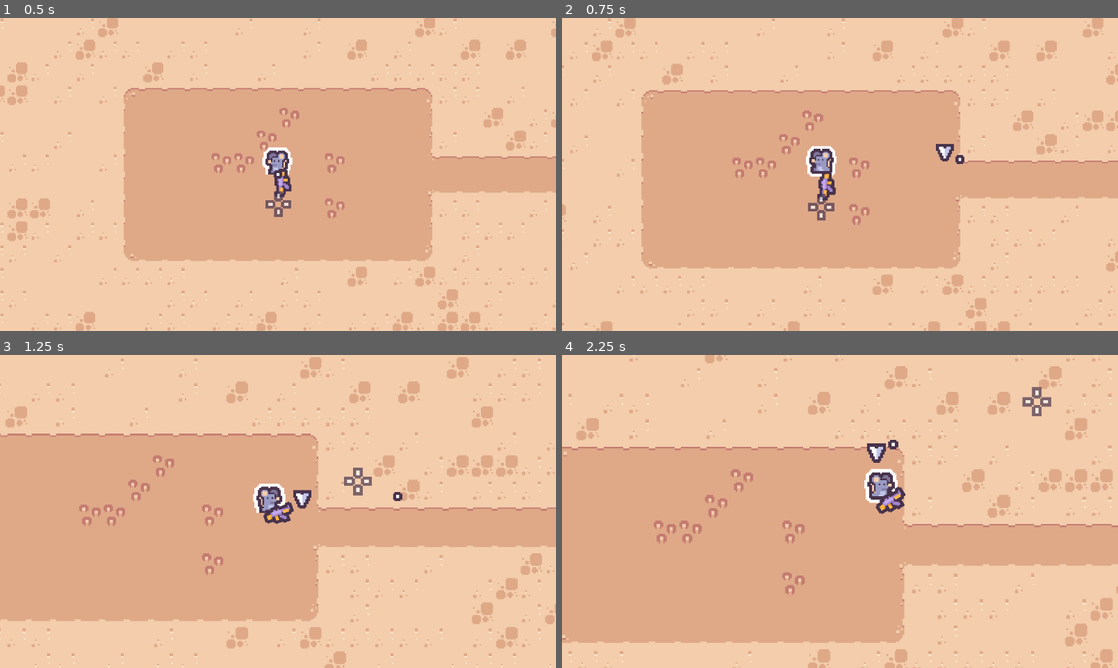
Above: before the commit, frames 1-4 (two rows, left to right).
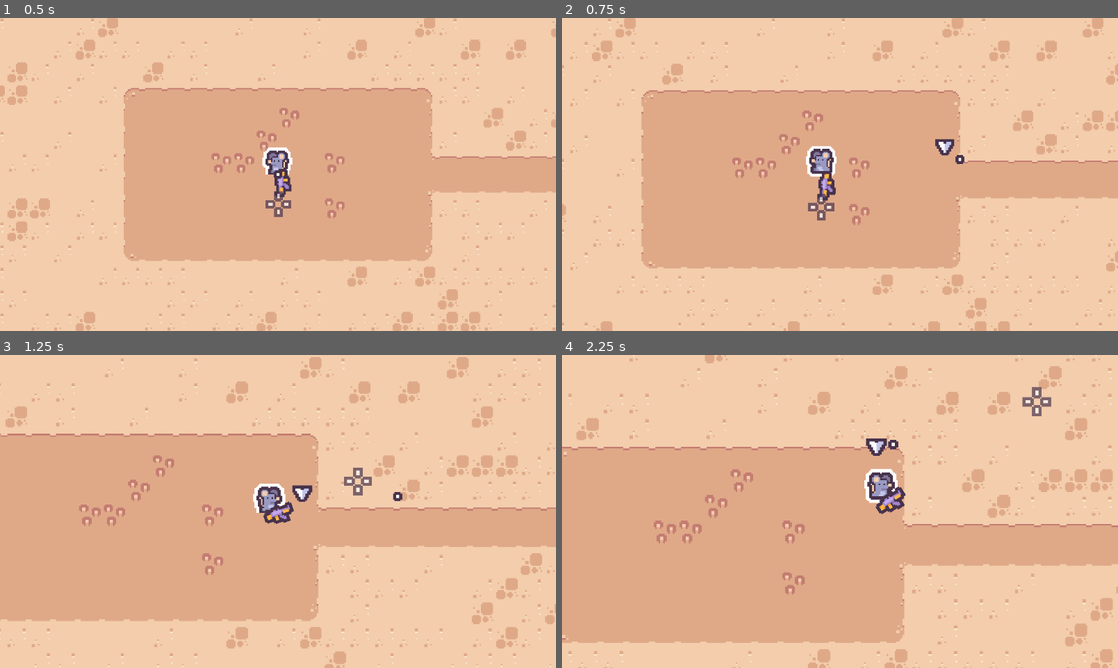
Above: after the commit, the same moments.

Repository: johnreybacal/desert-impasse
Game: Godot game, scene res://scenes/game.tscn
Same seed, same stepped clock (60 frames per second), same inputs: the game is played once before the commit and once after it.
Inputs (mouse positions are in pixels of both pictures, inside the frame that each line leads up to):
- Up to frame 1 (0.5 s): no input
- Up to frame 2 (0.75 s): move the mouse to (962, 158) at 0.52 s; right-click (962, 158) at 0.6 s
- Up to frame 3 (1.25 s): no input
- Up to frame 4 (2.25 s): move the mouse to (728, 527) at 1.27 s; click (728, 527) at 1.35 s; move the mouse to (895, 442) at 2.02 s; right-click (895, 442) at 2.1 s

Frame 1 is identical in both runs. In frame 2, 0.2% of the frame differs, in the area x 67-71%, y 38-46%; in frame 3, 0.2%; in frame 4, 0.2%, in the area x 54-59%, y 26-35%.

Commit message:
animate navigation marker

Diff:
--- /dev/null
+++ b/scenes/navigation_marker.tscn
@@ -0,0 +1,60 @@
+[gd_scene load_steps=5 format=3 uid="uid://bcvef2esvhe2b"]
+
+[ext_resource type="Texture2D" uid="uid://dn0goncfmkp1d" path="res://assets/sprites/interface.png" id="1_gb62o"]
+
+[sub_resource type="Animation" id="Animation_ux3yp"]
+resource_name = "idle"
+length = 0.5
+loop_mode = 1
+tracks/0/type = "value"
+tracks/0/imported = false
+tracks/0/enabled = true
+tracks/0/path = NodePath(".:position")
+tracks/0/interp = 1
+tracks/0/loop_wrap = true
+tracks/0/keys = {
+"times": PackedFloat32Array(0, 0.3, 0.5),
+"transitions": PackedFloat32Array(1, 6.7271767, 16),
+"update": 0,
+"values": [Vector2(0, 0), Vector2(0, -5), Vector2(0, 0)]
+}
+
+[sub_resource type="Animation" id="Animation_vk7ji"]
+length = 0.001
+tracks/0/type = "value"
+tracks/0/imported = false
+tracks/0/enabled = true
+tracks/0/path = NodePath(".:position")
+tracks/0/interp = 1
+tracks/0/loop_wrap = true
+tracks/0/keys = {
+"times": PackedFloat32Array(0),
+"transitions": PackedFloat32Array(1),
+"update": 0,
+"values": [Vector2(0, 0)]
+}
+
+[sub_resource type="AnimationLibrary" id="AnimationLibrary_3p0ml"]
+_data = {
+&"RESET": SubResource("Animation_vk7ji"),
+&"idle": SubResource("Animation_ux3yp")
+}
+
+[node name="NavigationMarker" type="Node2D"]
+
+[node name="Sprite2D" type="Sprite2D" parent="."]
+z_index = 1
+scale = Vector2(1.0945933, 0.9054068)
+texture = ExtResource("1_gb62o")
+offset = Vector2(0, -6)
+flip_v = true
+hframes = 18
+vframes = 11
+frame = 75
+
+[node name="AnimationPlayer" type="AnimationPlayer" parent="."]
+root_node = NodePath("../Sprite2D")
+libraries = {
+&"": SubResource("AnimationLibrary_3p0ml")
+}
+autoplay = "idle"
--- a/scenes/player.tscn
+++ b/scenes/player.tscn
@@ -3,7 +3,7 @@
 [ext_resource type="Texture2D" uid="uid://ckckdcdkonh7r" path="res://assets/sprites/player.png" id="1_3vyb7"]
 [ext_resource type="Script" uid="uid://dss7ewr7n4y66" path="res://scripts/player.gd" id="1_g2els"]
 [ext_resource type="AudioStream" uid="uid://b3v7l8av0hnhp" path="res://assets/sfx/move-a.ogg" id="3_qhqgy"]
-[ext_resource type="Texture2D" uid="uid://dn0goncfmkp1d" path="res://assets/sprites/interface.png" id="4_dqkch"]
+[ext_resource type="PackedScene" uid="uid://bcvef2esvhe2b" path="res://scenes/navigation_marker.tscn" id="4_dqkch"]
 
 [sub_resource type="AtlasTexture" id="AtlasTexture_qhqgy"]
 atlas = ExtResource("1_3vyb7")
@@ -114,14 +114,6 @@
 
 [node name="NavigationAgent2D" type="NavigationAgent2D" parent="."]
 
-[node name="NavigationMarker" type="Sprite2D" parent="."]
-visible = false
-z_index = 1
-texture = ExtResource("4_dqkch")
-offset = Vector2(0, -6)
-flip_v = true
-hframes = 18
-vframes = 11
-frame = 75
+[node name="NavigationMarker" parent="." instance=ExtResource("4_dqkch")]
 
 [connection signal="animation_finished" from="AnimatedSprite2D" to="." method="_on_animated_sprite_2d_animation_finished"]
--- a/scripts/player.gd
+++ b/scripts/player.gd
@@ -5,7 +5,7 @@
 @onready var move_sfx: AudioStreamPlayer2D = $MoveSfx
 @onready var move_speed = 125
 @onready var navigation_agent: NavigationAgent2D = $NavigationAgent2D
-@onready var navigation_marker: Sprite2D = $NavigationMarker
+@onready var navigation_marker: Node2D = $NavigationMarker
 
 var bullet_scene = preload("res://scenes/bullet.tscn")
 var gun_scene = preload("res://scenes/gun.tscn")
